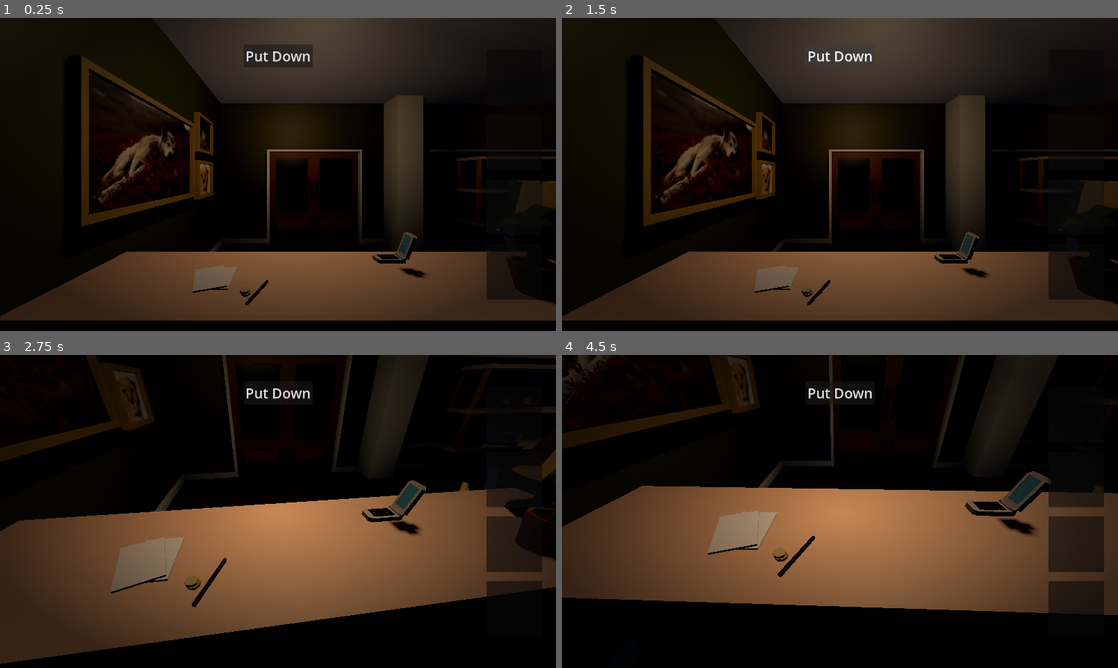
Above: before the commit, frames 1-4 (two rows, left to right).
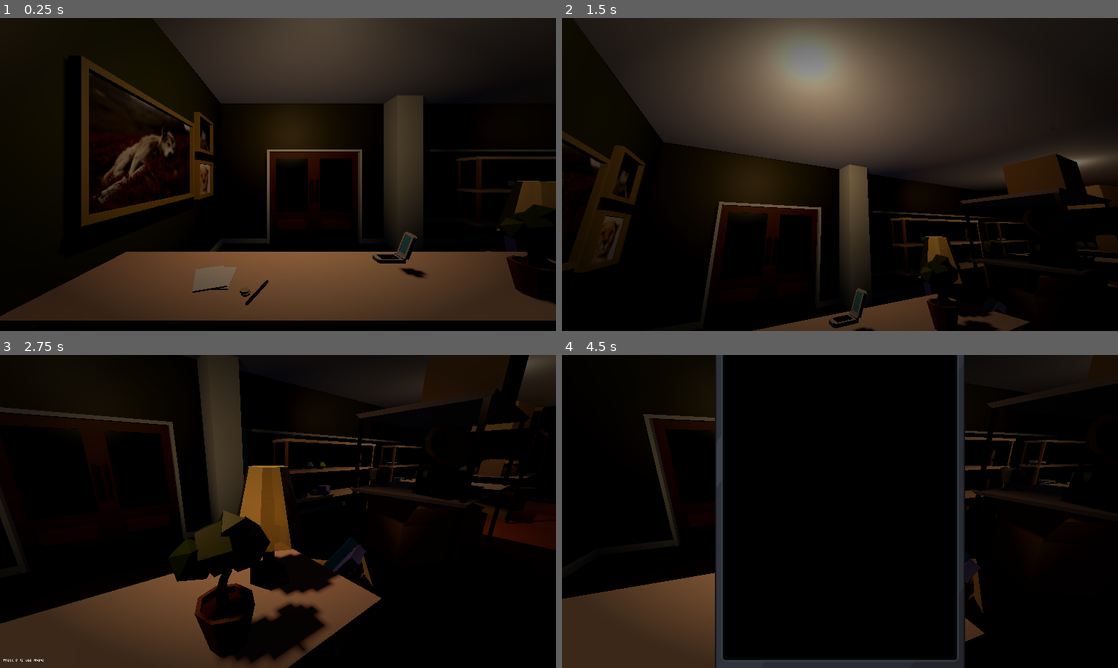
Above: after the commit, the same moments.

Repository: kaminaryu/project-found-footage
Game: Godot game, scene res://Scenes/main_walk.tscn
The game is run twice, just before and just after one commit, with the same random seed, the same clock (stepped at 60 frames per second) and the same inputs.
Inputs (mouse positions are in pixels of both pictures, inside the frame that each line leads up to):
- Up to frame 1 (0.25 s): no input
- Up to frame 2 (1.5 s): click (1073, 77) at 0.52 s; click (840, 55) at 1.25 s, where only the run before the commit has a clickable "Put Down"
- Up to frame 3 (2.75 s): tap Enter (ui_accept) at 2, 2.27 s; move the mouse to (305, 511) at 2.02 s; hold W (move_forward) from 2.03 s (still down); hold Q (use_phone) from 2.03 s (still down); tap E (interact) at 2.1 s; click (305, 511) at 2.17 s
- Up to frame 4 (4.5 s): keep holding W (move_forward); move the mouse to (812, 511) at 2.77 s; release Q (use_phone) at 2.78 s; tap Q (use_phone) at 2.85, 3.8 s; click (812, 511) at 2.92 s; tap Enter (ui_accept) at 3.02 s; tap E (interact) at 3.05, 4.35 s; move the mouse to (851, 505) at 3.52 s; hold Shift (crouch) 3.53-4.28 s; click (851, 505) at 3.67 s; move the mouse to (834, 517) at 4.27 s; click (834, 517) at 4.42 s

The runs differ from the first frame. In frame 1, 1.9% of the frame differs, in the area x 44-98%, y 8-90%; in frame 2, 53%, in the area x 0-100%, y 0-100%; in frame 3, 44%; in frame 4, 49%.

Commit message:
Feat: Workbench is now interactable

Diff:
--- a/Objects/Interactable/interaction_cube.gd
+++ b/Objects/Interactable/interaction_cube.gd
@@ -23,8 +23,19 @@
 func interact(player: Node) -> void:
 	var obj := get_parent()
 
-	if (obj.has_method("run")) :
+	if (not obj.has_method("run")) :
+		obj = find_child_runner(obj)
+
+	if (obj != null and obj.has_method("run")) :
 		obj.run()
+
+
+func find_child_runner(obj: Node) -> Node :
+	for child in obj.get_children() :
+		if (child.has_method("run")) :
+			return child
+
+	return null
 
 
 func _on_animation_player_animation_finished(anim_name: StringName) -> void:
--- a/Scenes/Mechanism/WorkBench/work_bench.gd
+++ b/Scenes/Mechanism/WorkBench/work_bench.gd
@@ -1,13 +1,142 @@
 extends Node3D
 
 const RAY_LENGTH := 1000.0
+const FADE_DURATION := 0.22
 
 @export var rotation_sensitivity := 0.01
 @export var selected_object_container: Node3D
 @export var placed_objects_container: Node3D
+@export var start_inactive := true
+
+@onready var camera: Camera3D = $Camera3D
+@onready var inventory: Control = $Inventory
+@onready var ui_layer: CanvasLayer = $CanvasLayer
+@onready var put_down_button: Button = $CanvasLayer/PutDownButton
+@onready var fade_rect: ColorRect = $TransitionLayer/Fade
+
+var is_active := false
+var is_transitioning := false
+var previous_camera: Camera3D = null
+
+var room_blockers: Array[CollisionObject3D] = []
+var room_blocker_layers: Array[int] = []
+
+
+func _ready() -> void :
+	ui_layer.visible = false
+	inventory.visible = false
+	fade_rect.modulate.a = 0.0
+	_cache_room_blockers()
+	_update_put_down_button()
+
+	if (start_inactive) :
+		process_mode = Node.PROCESS_MODE_DISABLED
+	else :
+		call_deferred("activate")
+
+
+func run() -> void :
+	activate()
+
+
+func activate() -> void :
+	if (is_active or is_transitioning) :
+		return
+
+	is_transitioning = true
+	process_mode = Node.PROCESS_MODE_INHERIT
+	previous_camera = get_viewport().get_camera_3d()
+	_set_room_blockers_enabled(false)
+
+	GameMaster.freeze_main_window(true)
+	Input.mouse_mode = Input.MOUSE_MODE_VISIBLE
+
+	await _fade_to(1.0)
+
+	camera.make_current()
+	ui_layer.visible = true
+	inventory.visible = true
+	_update_put_down_button()
+
+	is_active = true
+	await _fade_to(0.0)
+	is_transitioning = false
+
+
+func deactivate() -> void :
+	if (not is_active or is_transitioning) :
+		return
+
+	is_transitioning = true
+
+	_on_put_down_button_pressed()
+
+	await _fade_to(1.0)
+
+	ui_layer.visible = false
+	inventory.visible = false
+
+	if (is_instance_valid(previous_camera)) :
+		previous_camera.make_current()
+
+	previous_camera = null
+	_set_room_blockers_enabled(true)
+
+	await _fade_to(0.0)
+
+	is_active = false
+	GameMaster.freeze_main_window(false)
+	process_mode = Node.PROCESS_MODE_DISABLED
+	is_transitioning = false
+
+
+func _cache_room_blockers() -> void :
+	var workbench_root := get_parent()
+
+	if (workbench_root == null) :
+		return
+
+	for child in workbench_root.get_children() :
+		if (child == self) :
+			continue
+
+		if (not (child is StaticBody3D) and not (child is Area3D)) :
+			continue
+
+		var blocker := child as CollisionObject3D
+
+		if (blocker == null) :
+			continue
+
+		room_blockers.append(blocker)
+		room_blocker_layers.append(blocker.collision_layer)
+
+
+func _set_room_blockers_enabled(enabled: bool) -> void :
+	for i in room_blockers.size() :
+		room_blockers[i].collision_layer = room_blocker_layers[i] if enabled else 0
+
+
+func _fade_to(alpha: float) -> void :
+	var tween := create_tween()
+	tween.set_trans(Tween.TRANS_SINE).set_ease(Tween.EASE_IN_OUT)
+	tween.tween_property(fade_rect, "modulate:a", alpha, FADE_DURATION)
+	await tween.finished
+
 
 func _input(event: InputEvent) -> void:
+	if (not is_active or is_transitioning) :
+		return
+
+	if (event.is_action_pressed("ui_cancel") or event.is_action_pressed("use_phone")) :
+		get_viewport().set_input_as_handled()
+		deactivate()
+		return
+
 	if event is InputEventMouseMotion and Input.is_mouse_button_pressed(MOUSE_BUTTON_LEFT):
+		if (get_viewport().gui_get_hovered_control() != null) :
+			return
+
 		var selected_obj = get_selected_object()
 
 		if (selected_obj == null) :
@@ -17,6 +146,9 @@
 
 
 func _unhandled_input(event: InputEvent) -> void :
+	if (not is_active or is_transitioning) :
+		return
+
 	if (not (event is InputEventMouseButton)) :
 		return
 
@@ -72,6 +204,7 @@
 	obj.reparent(selected_object_container, false)
 	obj.position = Vector3.ZERO
 	obj.rotation = Vector3.ZERO
+	_update_put_down_button()
 
 
 func get_selected_object() -> Node3D :
@@ -90,3 +223,12 @@
 
 	selected_obj.reparent(placed_objects_container, false)
 	selected_obj.remove_from_group("selected_item")
+	_update_put_down_button()
+
+
+func _on_exit_button_pressed() -> void :
+	deactivate()
+
+
+func _update_put_down_button() -> void :
+	put_down_button.visible = get_selected_object() != null
--- a/Scenes/Mechanism/WorkBench/work_bench.tscn
+++ b/Scenes/Mechanism/WorkBench/work_bench.tscn
@@ -5,6 +5,7 @@
 [ext_resource type="Script" uid="uid://jkog7c1d5kkd" path="res://Objects/Mechanism/Workbench/placed_objects_container.gd" id="3_g7fgb"]
 [ext_resource type="PackedScene" uid="uid://b8gep7u308tk6" path="res://Objects/Scraps/GameBoy/game_boy.tscn" id="4_5b40s"]
 [ext_resource type="PackedScene" uid="uid://qra8jbaw7do8" path="res://UI/Mechanism/WorkBench/inventory.tscn" id="5_6kq4i"]
+[ext_resource type="LabelSettings" uid="uid://cpki6obufybp4" path="res://Assets/UI/FoundFootageLabel.tres" id="6_lbl"]
 
 [sub_resource type="StandardMaterial3D" id="StandardMaterial3D_4wdbe"]
 albedo_color = Color(0.9802256, 0.4903891, 0.10155138, 1)
@@ -39,12 +40,14 @@
 mesh = SubResource("BoxMesh_l26sq")
 
 [node name="Inventory" parent="." unique_id=193845220 instance=ExtResource("5_6kq4i")]
+visible = false
 
 [node name="Camera3D" type="Camera3D" parent="." unique_id=176995229]
 transform = Transform3D(1, 0, 0, 0, 0.9186756, 0.39501283, 0, -0.39501294, 0.9186756, 0, 3.5979438, 2.3622136)
 visible = false
 
 [node name="CanvasLayer" type="CanvasLayer" parent="." unique_id=241949235]
+visible = false
 
 [node name="PutDownButton" type="Button" parent="CanvasLayer" unique_id=513856702]
 anchors_preset = 5
@@ -58,6 +61,37 @@
 theme_override_font_sizes/font_size = 32
 text = "Put Down"
 
+[node name="ExitButton" type="Button" parent="CanvasLayer"]
+offset_left = 24.0
+offset_top = 20.0
+offset_right = 154.0
+offset_bottom = 60.0
+focus_mode = 0
+theme_override_font_sizes/font_size = 24
+text = "Exit [Q]"
+
+[node name="ExitHint" type="Label" parent="CanvasLayer"]
+offset_left = 24.0
+offset_top = 68.0
+offset_right = 324.0
+offset_bottom = 92.0
+text = "Press Q or Esc to leave"
+label_settings = ExtResource("6_lbl")
+
+[node name="TransitionLayer" type="CanvasLayer" parent="."]
+layer = 100
+
+[node name="Fade" type="ColorRect" parent="TransitionLayer"]
+anchors_preset = 15
+anchor_right = 1.0
+anchor_bottom = 1.0
+grow_horizontal = 2
+grow_vertical = 2
+mouse_filter = 2
+color = Color(0, 0, 0, 1)
+modulate = Color(1, 1, 1, 0)
+
 [connection signal="child_entered_tree" from="PlacedObjects" to="PlacedObjects" method="_on_children_changed"]
 [connection signal="child_exiting_tree" from="PlacedObjects" to="PlacedObjects" method="_on_children_changed"]
 [connection signal="pressed" from="CanvasLayer/PutDownButton" to="." method="_on_put_down_button_pressed"]
+[connection signal="pressed" from="CanvasLayer/ExitButton" to="." method="_on_exit_button_pressed"]
